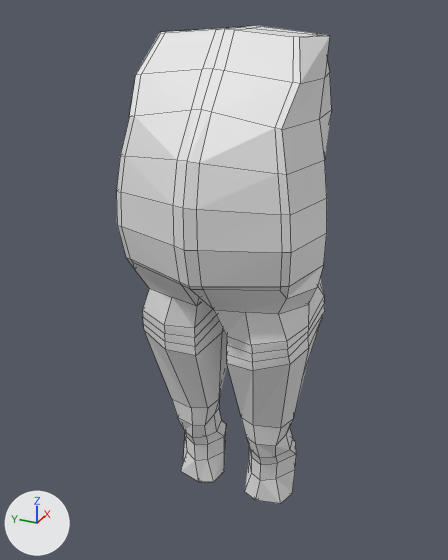
Before and after pictures for a commit that changed the Blender file source/Assets/player.blend.
Before and after are seen from a 50 mm lens placed at (-1.34, -0.578, 1.685), pointed at (-0.008, 0.021, 1.019). The axes (+X, +Y, +Z) are drawn at lower left. The lights are the same throughout. Mesh edges are drawn as thin lines.
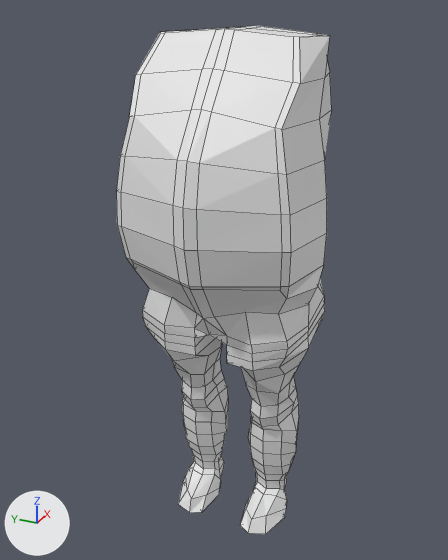
Edits to the bpy script that builds the scene:
```text
Change me_cube_003:
    used by ob_cube; location = (0.0, 0.0, 0.996)
    remove me_cube_003.from_pydata(...)  # 178 vertices, 168 faces; spans x -0.262..0.193, y 0.0..0.248, z -0.651..0.627
    add me_cube_003.from_pydata(...)  # 250 vertices, 242 faces; spans x -0.262..0.193, y 0.0..0.248, z -0.722..0.627
    me_cube_003 part 1
    2 vertices are removed from x -0.035..0.037, y 0.041..0.093, z -0.651
    11 faces are deleted
    5 vertices in x -0.048..0.079, y 0.06..0.164, z -0.481..-0.475 move by (0.0, 0.0, 0.175)
    48 vertices move from x -0.196..0.114, y 0.0..0.212, z -0.651..0.063 to x -0.175..0.119, y 0.0..0.212, z -0.428..0.0
    74 vertices are added at x -0.144..0.117, y 0.0..0.184, z -0.722..-0.062
    85 new faces join them
```

Boxes [x1, y1, x2, y2] around the edits, measured in the pictures (448 x 560 px):
'Cube', reshaped (6% taller)
    before: [116, 26, 332, 504]
    after: [116, 26, 332, 534]
part 1 of me_cube_003, built on
    before: [133, 263, 324, 504]
    after: [133, 263, 322, 534]
